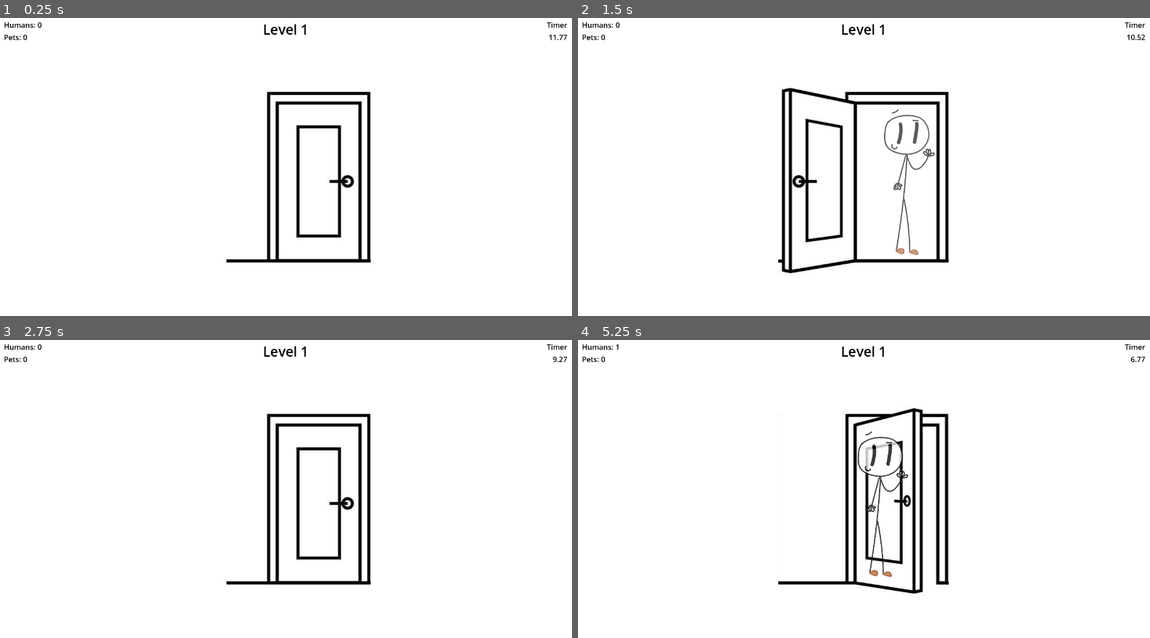
Above: before the commit, frames 1-4 (two rows, left to right).
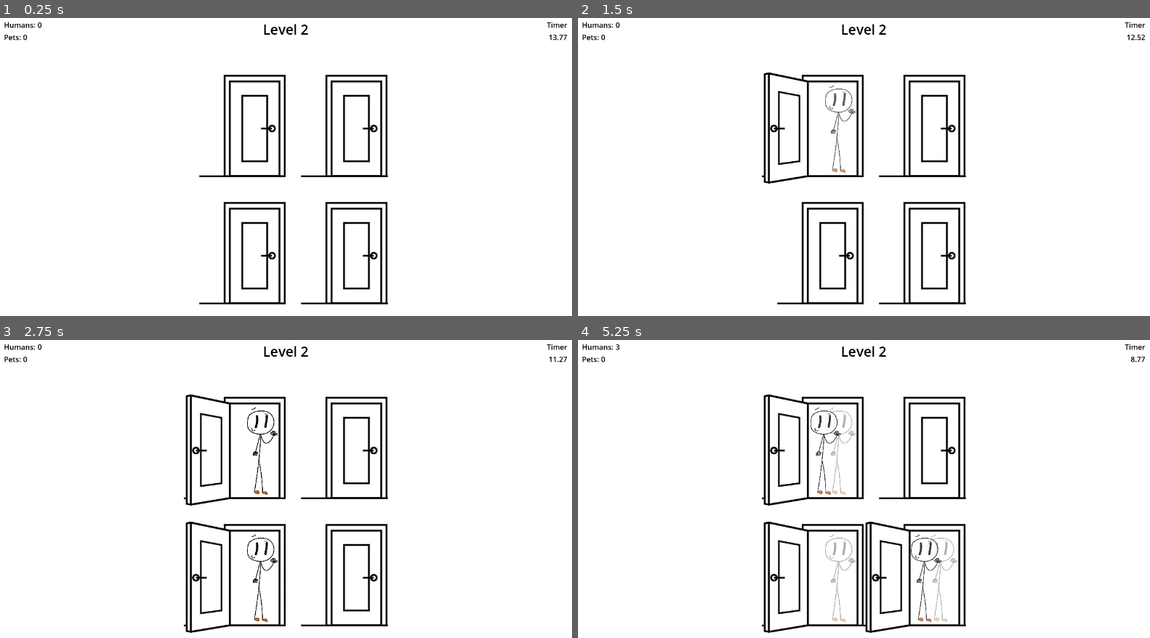
Above: after the commit, the same moments.

Repository: cjee246/NoPetsAllowed
Game: Godot game, scene res://scenes/main/main_game.tscn
Two runs of this game, one before a commit and one after it. Both use one fixed random seed, a clock stepped at 60 frames per second and the inputs below.
Inputs (mouse positions are in pixels of both pictures, inside the frame that each line leads up to):
- Up to frame 1 (0.25 s): no input
- Up to frame 2 (1.5 s): tap Enter at 0.5 s; move the mouse to (869, 175) at 0.52 s; click (869, 175) at 0.67 s; move the mouse to (749, 193) at 1.27 s; click (749, 193) at 1.42 s
- Up to frame 3 (2.75 s): tap Space at 2 s; move the mouse to (343, 429) at 2.02 s; click (343, 429) at 2.17 s
- Up to frame 4 (5.25 s): move the mouse to (835, 566) at 2.77 s; click (835, 566) at 2.92 s; move the mouse to (1035, 548) at 3.52 s; click (1035, 548) at 3.67 s; tap Enter at 4.25 s; move the mouse to (686, 450) at 4.27 s; click (686, 450) at 4.42 s; tap Space at 5 s; move the mouse to (892, 500) at 5.02 s; click (892, 500) at 5.17 s

The runs differ from the first frame. In frame 1, 6.7% of the frame differs, in the area x 34-98%, y 2-97%; in frame 2, 8.1%; in frame 3, 7.7%; in frame 4, 9.3%, in the area x 6-98%, y 1-99%.

Commit message:
second floor, some brute force coding

Diff:
--- a/no-pets-allowed/scenes/main/main_game.gd
+++ b/no-pets-allowed/scenes/main/main_game.gd
@@ -53,6 +53,15 @@
 	level_up()
 	level_end.activate_display()
 
+func clear_doors():
+	for door in $TestDoor.get_children():
+		door.close_door()
+		door.queue_free()
+
+	for door in $Doors.get_children():
+		door.close_door()
+		door.queue_free()
+
 func level_up():
 	level_end.set_state_level_up()
 	level_end.humans_this = humans
@@ -82,17 +91,22 @@
 	var door_width = $Doors.get_child(0).width
 	var total_width = $Doors.get_child_count() * door_width
 	var view_width = $WhiteBg.size.x
-	var offset = (view_width - total_width) / 2
-	for door in $Doors.get_children():
-		door.position.y = 150
-		door.position.x = offset
-		offset += door_width
 
-func clear_doors():
-	for door in $TestDoor.get_children():
-		door.close_door()
-		door.queue_free()
+	if !Main.split:
+		var offset = (view_width - total_width) / 2
+		for door in $Doors.get_children():
+			door.position.y = 150
+			door.position.x = offset
+			offset += door_width
 
-	for door in $Doors.get_children():
-		door.close_door()
-		door.queue_free()
+	else:
+		var offset = (view_width - total_width / 2) / 2
+		var pos_y = 120
+		for idx in range (0, $Doors.get_child_count()):
+			var door = $Doors.get_child(idx)
+			if idx == $Doors.get_child_count() / 2:
+				pos_y = 400
+				offset = (view_width - total_width / 2) / 2
+			door.position.y = pos_y
+			door.position.x = offset
+			offset += door_width
--- a/no-pets-allowed/scenes/objects/door.gd
+++ b/no-pets-allowed/scenes/objects/door.gd
@@ -26,7 +26,8 @@
 var width: int = 0
 
 func _ready() -> void:
-	width = $ReferenceRect.size.x
+	apply_scale(Vector2(Main.scale, Main.scale))
+	width = $ReferenceRect.size.x * Main.scale
 
 func set_door():
 	timer.wait_time = Main.door_time
@@ -100,9 +101,6 @@
 func spawn_object(object_scene: PackedScene):
 	var object = object_scene.instantiate()
 	object.position = Vector2(120, 20)
-	print("global: " + str(global_position))
-	print("local: " + str(position))
-	print("object: " + str(object.position))
 	$Objects/Waiting.add_child(object)
 
 func _on_area_2d_input_event(viewport: Node, event: InputEvent, shape_idx: int) -> void:
--- a/no-pets-allowed/scripts/main/main.gd
+++ b/no-pets-allowed/scripts/main/main.gd
@@ -11,23 +11,29 @@
 # define constants
 const LIVES = 3
 const DOORS_MIN = 1
-const DOORS_MAX = 3
+const DOORS_MAX = 10
 const LEVEL_TIME_BASE = 10
 const LEVEL_TIME_INC = 2
 const LEVEL_TIME_MAX = 60
 const DOOR_TIME_BASE = 2
 const DOOR_TIME_DEC = 0.3
-const DOOR_TIME_LEVEL = 3
+const DOORS_NEW_FLOOR = 4
 
 # score variables
-var level: int = 1
+var level: int = 2
 var lives: int = LIVES
 var humans: int = 0
 var doors: int = 0
+var scale: float = 1.0
+var split: bool = false
+var time_scale_level: int = 0
 
 # global variables
 var door_time: float = 0.0
 var level_time: float = 0.0
+
+func _ready() -> void:
+	time_scale_level = DOORS_MAX / 2
 
 func reset_game():
 	lives = LIVES
@@ -39,19 +45,24 @@
 	if level_time > LEVEL_TIME_MAX:
 		level_time = LEVEL_TIME_MAX
 
-	doors = level * 1
+	doors = level * 2
 	if doors < DOORS_MIN:
 		doors = DOORS_MIN
+	elif doors <= DOORS_MAX:
+		door_time = DOOR_TIME_BASE
 	elif doors > DOORS_MAX:
+		door_time = DOOR_TIME_BASE - DOOR_TIME_DEC * (level - time_scale_level)
 		doors = DOORS_MAX
 
-	if level <= DOOR_TIME_LEVEL:
-		door_time = DOOR_TIME_BASE
+	if doors >= DOORS_NEW_FLOOR:
+		scale = 0.6
+		split = true
 	else:
-		door_time = DOOR_TIME_BASE - DOOR_TIME_DEC * (level - DOOR_TIME_LEVEL)
+		scale = 1.0
+		split = false
 
 func get_level_desc() -> String:
-	if level <= DOOR_TIME_LEVEL:
+	if level <= time_scale_level:
 		return "Add more doors!"
 	else:
 		return "Add more speed!"
